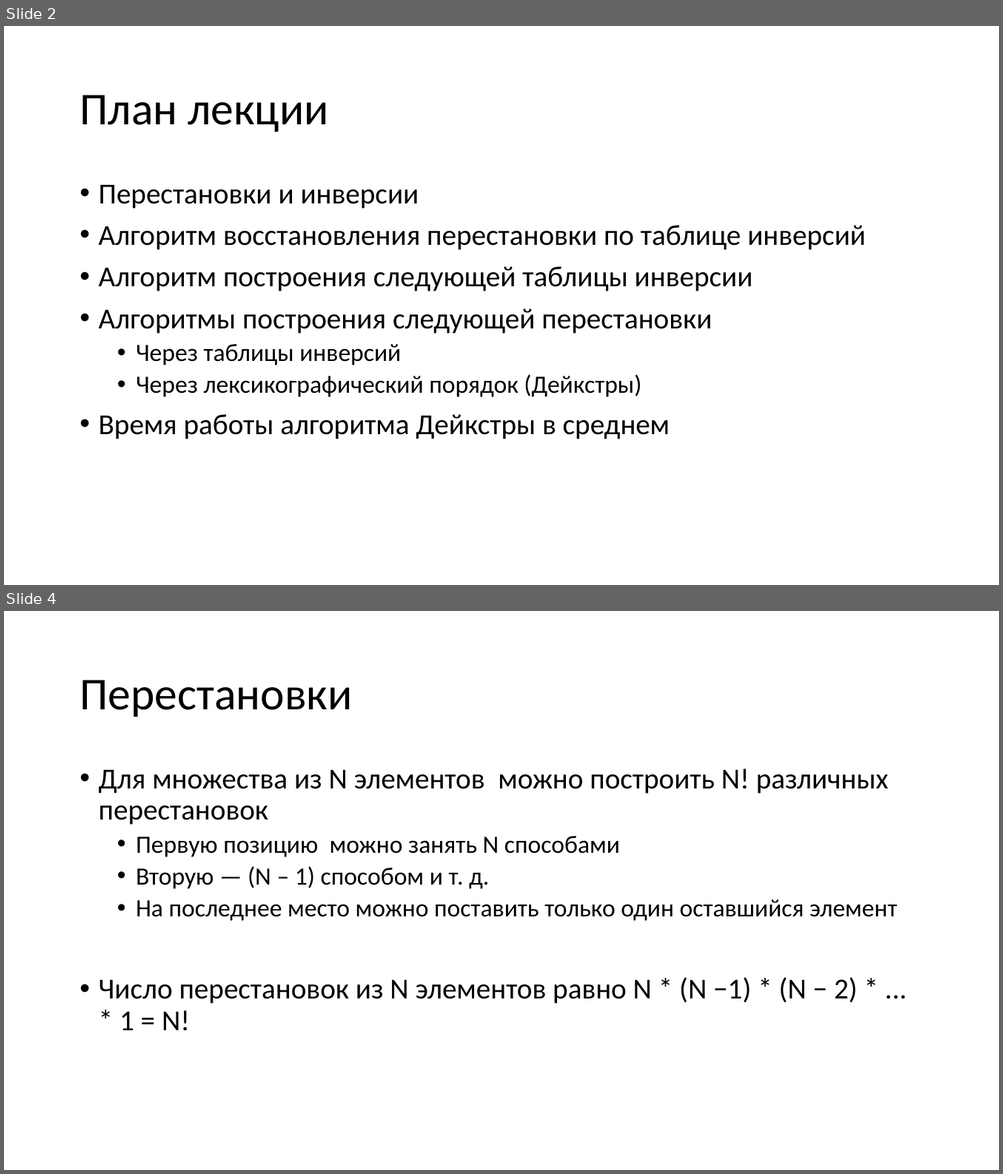
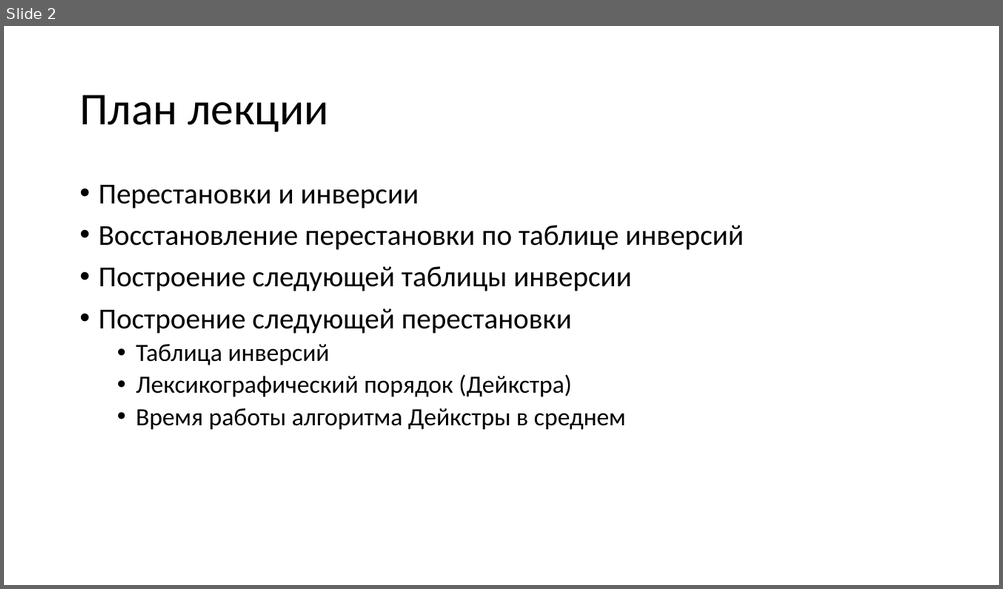
Before and after one commit to Evgueni-Petrov-aka-espetrov/Algorithms-and-Programming-in-C-pptx, a slide deck: 23 Перестановки.pptx. Shown one above the other, each under a label of ours: slides 2 and 4 before the commit, slide 2 after it; the slides between them are not shown. The pictures are 1003x1174 and 1003x589 pixels, drawn with LibreOffice and Linux fonts; fonts in the diff are those of the drawing. Boxes give left, top, right and bottom in pixels: in the first picture for what was removed or moved away, otherwise in the second. Text is boxed around its words. In the diff, an @@ line names an element or a change of style, - is before the commit and + after.

```diff
--- a/23 Перестановки.pptx
+++ b/23 Перестановки.pptx
@@ slide 4 removed at <box>4,611,999,1170</box>, background #FFFFFF @@
@@ title removed at <box>79,680,352,717</box> @@
-Перестановки
@@ text removed at <box>99,769,896,1031</box> @@
-• Для множества из N элементов можно построить N! различных перестановок
-  • Первую позицию можно занять N способами
-  • Вторую — (N – 1) способом и т. д.
-  • На последнее место можно поставить только один оставшийся элемент
-• Число перестановок из N элементов равно N * (N −1) * (N − 2) * ... * 1 = N!
@@ slide 2 changed as well @@
@@ text at <box>99,225,743,397</box>: text changed @@
-• Алгоритм восстановления перестановки по таблице инверсий
-• Алгоритм построения следующей таблицы инверсии
-• Алгоритмы построения следующей перестановки
-  • Через таблицы инверсий
-  • Через лексикографический порядок (Дейкстры)
+• Восстановление перестановки по таблице инверсий
+• Построение следующей таблицы инверсии
+• Построение следующей перестановки
+  • Таблица инверсий
+  • Лексикографический порядок (Дейкстра)
@@ text at <box>136,409,626,430</box>: size 28 to 24 pt in "Время работы алгоритма Дейкстры в среднем"; list level 1 to 2 in "Время работы алгоритма Дейкстры в ..." @@
```
Also in this commit, not shown: 11 other slides changed, 89 slides added, 9 other slides removed.
